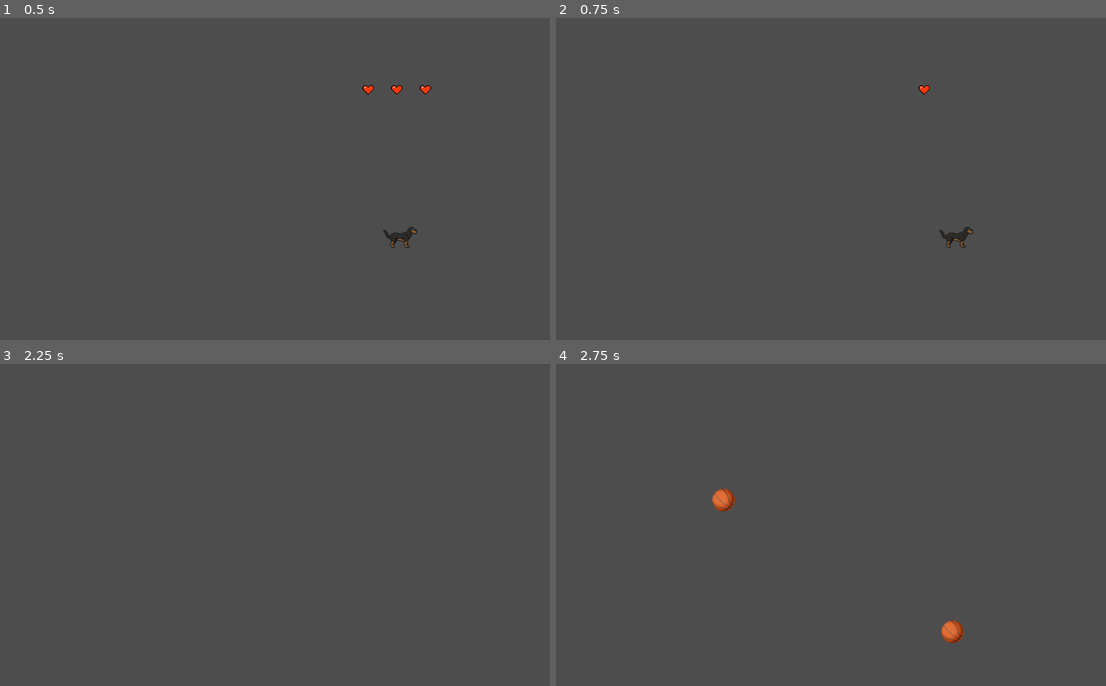
Above: before the commit, frames 1-4 (two rows, left to right).
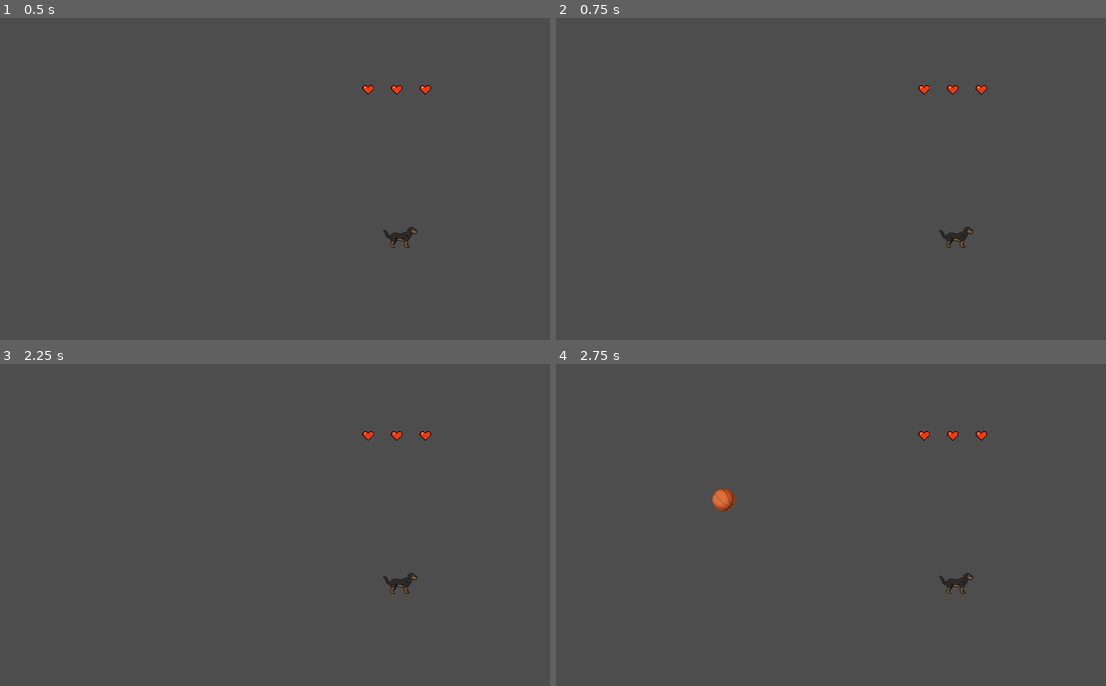
Above: after the commit, the same moments.

Repository: magickbot/putudodge
Game: Godot game, scene res://scenes/Main.tscn
Two runs of this game, one before a commit and one after it. Both use one fixed random seed, a clock stepped at 60 frames per second and the inputs below.
Inputs (mouse positions are in pixels of both pictures, inside the frame that each line leads up to):
- Up to frame 1 (0.5 s): no input
- Up to frame 2 (0.75 s): tap Enter (ui_accept) at 0.5 s; move the mouse to (952, 162) at 0.52 s; hold Enter (ui_accept) from 0.53 s (still down); click (952, 162) at 0.67 s
- Up to frame 3 (2.25 s): release Enter (ui_accept) at 1.25 s; drag from (154, 541) to (242, 589) at 1.27 s; tap Enter (ui_accept) at 2 s; move the mouse to (330, 454) at 2.02 s; hold Enter (ui_accept) from 2.03 s (still down); click (330, 454) at 2.17 s
- Up to frame 4 (2.75 s): keep holding Enter (ui_accept)

Frame 1 is identical in both runs. In frame 2, less than 0.1% of the frame differs, in the area x 71-79%, y 20-24%; in frame 3, 0.3%; in frame 4, 0.5%, in the area x 65-79%, y 20-87%.

Commit message:
added death logic and game restart

Diff:
--- a/scenes/player.gd
+++ b/scenes/player.gd
@@ -2,38 +2,74 @@
 extends CharacterBody2D
 
 @export var speed := 200.0
+@export var max_health := 3
+var current_health := 3
+var is_invulnerable := false
+@export var invulnerability_time := 1.0
+
 @onready var joystick = get_node("/root/Main/CanvasLayer/Joystick")
-
-@export var max_lives := 3
-var current_lives := 3
-
 @onready var life_container = get_node("/root/Main/CanvasLayer/LifeContainer")
 
+signal health_changed(new_health)
+signal player_died
+
 func _ready():
-	update_lives_ui()
+	# update_lives_ui()
+	current_health = max_health
+
+func take_damage():
+	if is_invulnerable:
+		return
+
+	current_health -= 1
+	health_changed.emit(current_health)
+	print("Player hit! Health: " + str(current_health))
+
+	if current_health <= 0:
+		player_died.emit()
+		_on_player_died()
+		return
+
+	start_invulnerability()
+
+func start_invulnerability():
+	is_invulnerable = true
+
+	await get_tree().create_timer(invulnerability_time).timeout
+	is_invulnerable = false
+
+func _on_player_died():
+	set_process_input(false)
+	set_physics_process(false)
+
+	print("Player died! Restarting game...")
+
+	await get_tree().create_timer(1.5).timeout
+
+	get_tree().reload_current_scene()
 
 func _physics_process(delta):
 	var input_vector = joystick.get_input_direction()
 	velocity = input_vector * speed
 	move_and_slide()
 
-func update_lives_ui():
-	for i in range(max_lives):
-		var life_icon = life_container.get_child(i)
-		life_icon.visible = i < current_lives
+# func update_lives_ui():
+	# for i in range(max_lives):
+		# var life_icon = life_container.get_child(i)
+		# life_icon.visible = i < current_lives
 
-func take_damage():
-	if current_lives > 0:
-		current_lives -= 1
-		update_lives_ui()
+# func take_damage():
+	# if current_lives > 0:
+		# current_lives -= 1
+		# update_lives_ui()
 
-	if current_lives == 0:
-		die()
+	# if current_lives == 0:
+		# die()
 
-func die():
+# func die():
 	# Handle player death
-	queue_free()
+	# queue_free()
 
-func _input(event):
-	if event.is_action_pressed("ui_accept"):
-		take_damage()
+# func _input(event):
+	# if event.is_action_pressed("ui_accept"):
+		# take_damage()
--- a/scenes/player.tscn
+++ b/scenes/player.tscn
@@ -6,7 +6,7 @@
 [sub_resource type="RectangleShape2D" id="RectangleShape2D_onrkg"]
 size = Vector2(48, 29)
 
-[node name="Player" type="CharacterBody2D"]
+[node name="Player" type="CharacterBody2D" groups=["player"]]
 script = ExtResource("1_g2els")
 
 [node name="Sprite2D" type="Sprite2D" parent="."]
--- a/scenes/projectile.gd
+++ b/scenes/projectile.gd
@@ -1,18 +1,33 @@
+# Add this to your projectile script (extends Area2D)
+
 extends Area2D
 
-# Speed range variables
 @export var min_speed := 500.0
 @export var max_speed := 900.0
 var speed := 700.0
 var direction := Vector2.ZERO
 
 func _ready():
-	# Set a random speed when the projectile is created
+	# Set a random speed
 	speed = randf_range(min_speed, max_speed)
-	print("Projectile spawned with speed: " + str(speed))
+
+	# Connect the body_entered signal
+	body_entered.connect(_on_body_entered)
+
+	# Add projectile to "projectiles" group for easy access
+	add_to_group("projectiles")
 
 func set_direction_to_target(target_pos: Vector2):
 	direction = (target_pos - global_position).normalized()
 
 func _physics_process(delta):
 	position += direction * speed * delta
+
+func _on_body_entered(body):
+	# Check if the body is the player
+	if body.is_in_group("player") and body.has_method("take_damage"):
+		# Call the player's take_damage method
+		body.take_damage()
+
+		# Destroy the projectile
+		queue_free()
--- a/scenes/projectile.tscn
+++ b/scenes/projectile.tscn
@@ -6,7 +6,7 @@
 [sub_resource type="CircleShape2D" id="CircleShape2D_qxf0c"]
 radius = 16.0
 
-[node name="Area2D" type="Area2D"]
+[node name="Area2D" type="Area2D" groups=["projectiles"]]
 script = ExtResource("1_q3m7n")
 
 [node name="CollisionShape2D" type="CollisionShape2D" parent="."]
--- a/scenes/spawner.gd
+++ b/scenes/spawner.gd
@@ -6,8 +6,14 @@
 @export var max_spawn_interval := 2.0  # Maximum seconds between spawns
 @onready var brown_dog: CharacterBody2D = $"../Player"
 var spawn_timer: Timer
+var is_active := true  # Flag to control if spawner is running
 
 func _ready():
+	# Connect to player's death signal if player exists
+	if brown_dog and brown_dog.has_signal("player_died"):
+		brown_dog.player_died.connect(_on_player_died)
+		print("Connected to player's death signal")
+
 	spawn_projectile()  # Start immediately
 	start_spawning()
 
@@ -22,15 +28,22 @@
 	set_random_timer_interval()
 
 func set_random_timer_interval():
+	if !is_active:
+		return  # Don't set new timers if we're not active
+
 	var random_interval = randf_range(min_spawn_interval, max_spawn_interval)
 	spawn_timer.wait_time = random_interval
 	spawn_timer.start()
 
 func on_timer_timeout():
-	spawn_projectile()
-	set_random_timer_interval()  # Set new random interval after spawning
+	if is_active:
+		spawn_projectile()
+		set_random_timer_interval()  # Set new random interval after spawning
 
 func spawn_projectile():
+	if !is_active:
+		return  # Don't spawn if not active
+
 	if not is_instance_valid(brown_dog):
 		return
 
@@ -47,3 +60,17 @@
 		projectile.set_direction_to_target(brown_dog.global_position)
 
 	get_tree().current_scene.add_child(projectile)
+
+# This is from the _on_player_died() function in the spawner script
+func _on_player_died():
+	print("Spawner received player death signal - stopping spawns")
+	is_active = false
+
+	# Stop the timer
+	if is_instance_valid(spawn_timer):
+		spawn_timer.stop()
+
+	# Destroy existing projectiles
+	var existing_projectiles = get_tree().get_nodes_in_group("projectiles")
+	for projectile in existing_projectiles:
+		projectile.queue_free()
